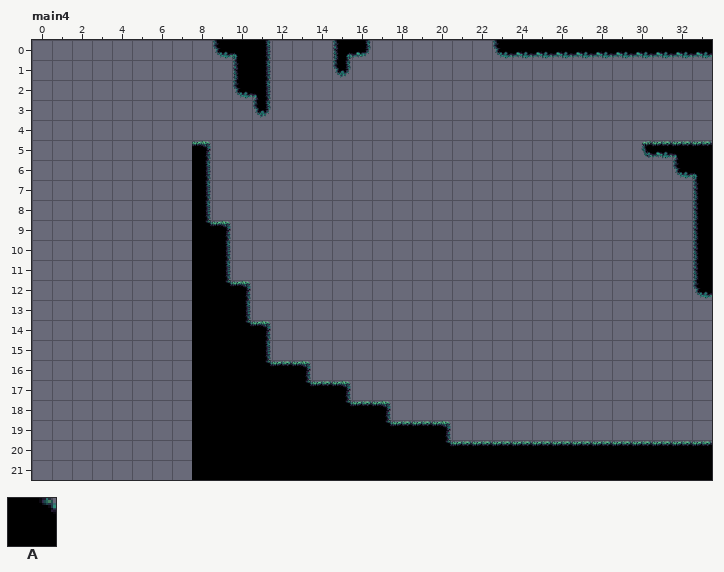
LDtk project -- asset/data/in.ldtk. Above: the version before the commit.
Cells are 50x50 px. Shown: main4 x 0..33, y 0..21. The commit also changed other parts of the map, which this record leaves out. The old version is drawn lined up with the new one.
Key: from "background": A 1 "Ground".
_ is an empty cell.
Layer "background" before, first column x 0:
 0 _________AAA___AA______AAAAAAAAAAA
 1 __________AA___A__________________
 2 __________AA______________________
 3 ___________A______________________
 4 __________________________________
 5 ________A_____________________AAAA
 6 ________A_______________________AA
 7 ________A________________________A
 8 ________A________________________A
 9 ________AA_______________________A
10 ________AA_______________________A
11 ________AA_______________________A
12 ________AAA______________________A
13 ________AAA_______________________
14 ________AAAA______________________
15 ________AAAA______________________
16 ________AAAAAA____________________
17 ________AAAAAAAA__________________
18 ________AAAAAAAAAA________________
19 ________AAAAAAAAAAAAA_____________
20 ________AAAAAAAAAAAAAAAAAAAAAAAAAA
21 ________AAAAAAAAAAAAAAAAAAAAAAAAAA
Now the later version:
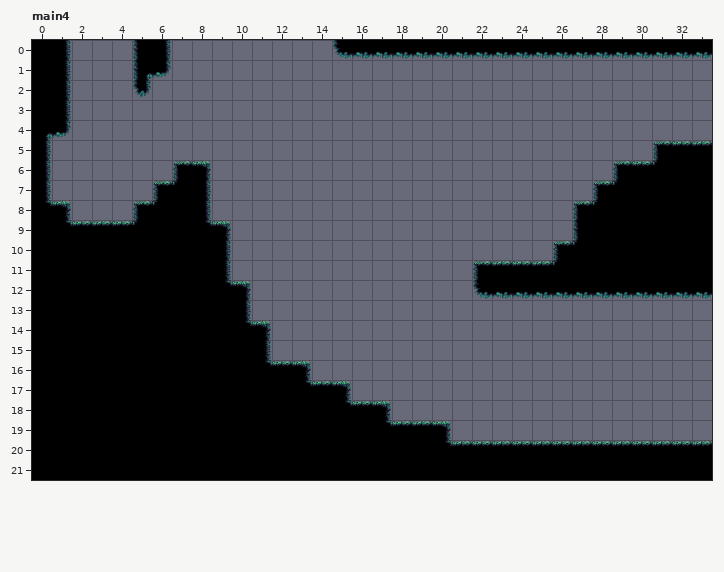
What changed:
Changed rows in their new state; . is an unchanged cell.
map size 26x22 -> 34x22 cells (old content now starts at 8,0; both pictures use the new coordinates)
Layer "background":
first column x 0:
 0 AA...AA..___.....AAAAAA..........
 1 AA...AA...__..._.................
 2 AA...A....__.....................
 3 AA........._.....................
 4 AA...............................
 5 A......._....................._..
 6 A......A.....................AAA.
 7 A.....AA....................AAAAA
 8 AA...AAA...................AAAAAA
 9 AAAAAAAA...................AAAAAA
10 AAAAAAAA..................AAAAAAA
11 AAAAAAAA..............AAAAAAAAAAA
12 AAAAAAAA..............AAAAAAAAAAA
13 AAAAAAAA.........................
14 AAAAAAAA.........................
15 AAAAAAAA.........................
16 AAAAAAAA.........................
17 AAAAAAAA.........................
18 AAAAAAAA.........................
19 AAAAAAAA.........................
20 AAAAAAAA.........................
21 AAAAAAAA.........................
